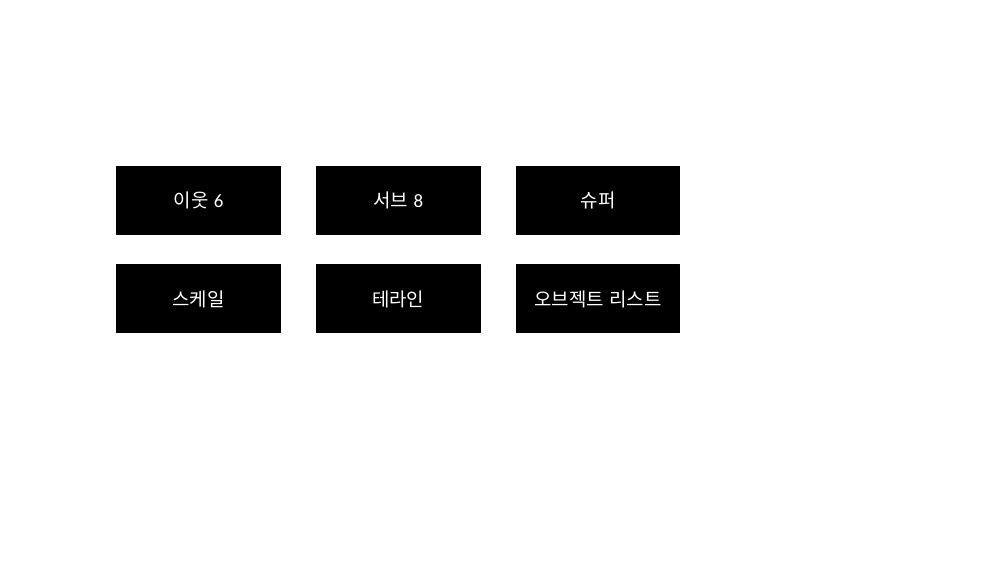
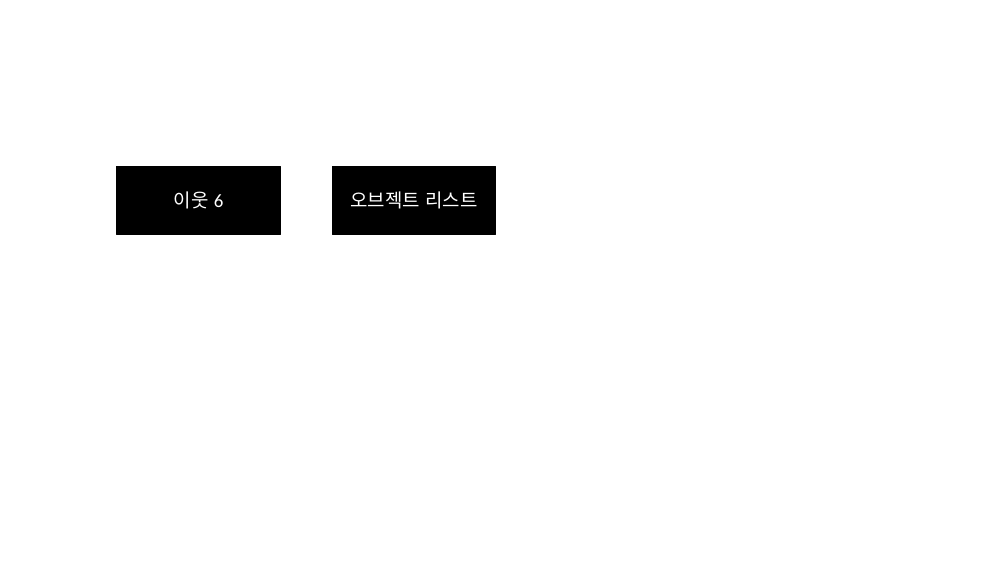
Before and after one commit to Niiok/inha_2021, a slide deck: slide 17 of RollBall/roll_ball.pptx. Drawn at 1008x567 pixels with LibreOffice and Linux fonts; fonts in the diff are those of the drawing. Boxes give left, top, right and bottom in pixels: in the first picture for what was removed or moved away, otherwise in the second. Text is boxed around its words. In the diff, an @@ line names an element or a change of style, - is before the commit and + after.

```diff
--- a/RollBall/roll_ball.pptx
+++ b/RollBall/roll_ball.pptx
@@ rectangle removed at [317, 166, 480, 234] @@
-서브 8
@@ rectangle "오브젝트 리스트": place and size @@
-rectangle "오브젝트 리스트" at [516, 265, 680, 333]
+rectangle "오브젝트 리스트" at [332, 166, 495, 234]
@@ rectangle removed at [516, 166, 680, 234] @@
-슈퍼
@@ rectangle removed at [117, 265, 281, 333] @@
-스케일
@@ rectangle removed at [317, 265, 480, 333] @@
-테라인
```
Also in this commit, not shown: 11 other files.
